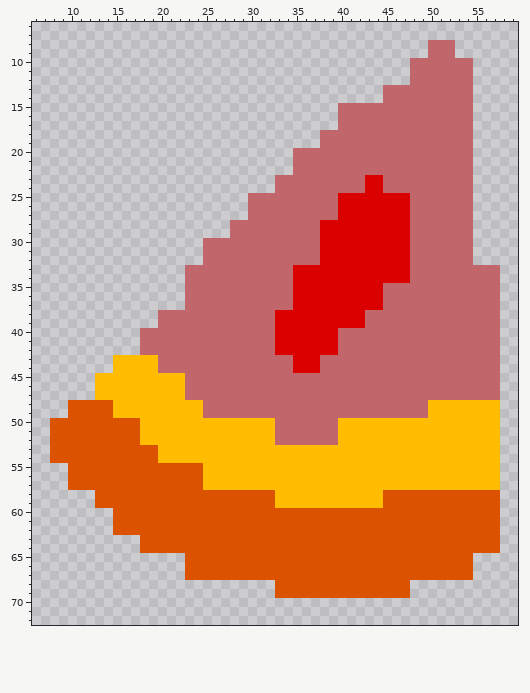
Sprite sheet, stored at jamonymorron.png. Above is the file before it was changed.
The file is 80x80 pixels. Shown: x 6..59, y 6..72.
New version:
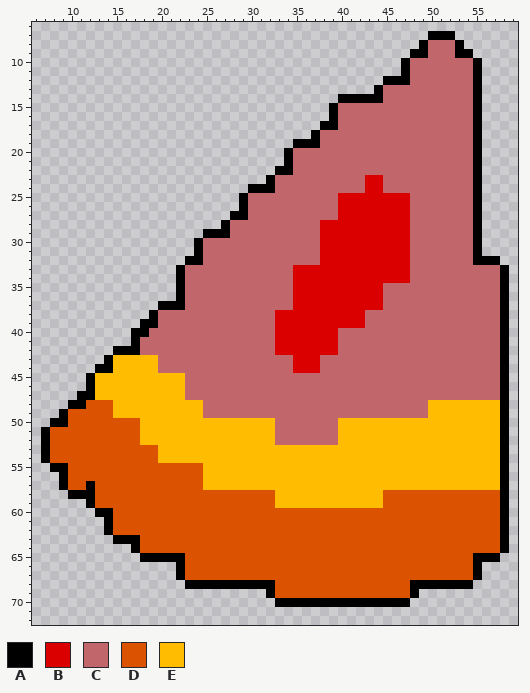
Palette (. is transparent): A #000000  B #db0000  C #c1666a  D #db5200  E #ffbc00
Difference:
Changed rows in their new state; - is an unchanged pixel.
first column x 7:
 7 -------------------------------------------AAA------
 8 ------------------------------------------A---A-----
 9 -----------------------------------------AA---AA----
10 ----------------------------------------A-------A---
11 ----------------------------------------A-------A---
12 --------------------------------------AAA-------A---
13 -------------------------------------A----------A---
14 ---------------------------------AAAAA----------A---
15 --------------------------------A---------------A---
16 --------------------------------A---------------A---
17 -------------------------------AA---------------A---
18 ------------------------------A-----------------A---
19 ----------------------------AAA-----------------A---
20 ---------------------------A--------------------A---
21 ---------------------------A--------------------A---
22 --------------------------AA--------------------A---
23 -------------------------A----------------------A---
24 -----------------------AAA----------------------A---
25 ----------------------A-------------------------A---
26 ----------------------A-------------------------A---
27 ---------------------AA-------------------------A---
28 --------------------A---------------------------A---
29 ------------------AAA---------------------------A---
30 -----------------A------------------------------A---
31 -----------------A------------------------------A---
32 ----------------AA------------------------------AAA-
33 ---------------A-----------------------------------A
34 ---------------A-----------------------------------A
35 ---------------A-----------------------------------A
36 ---------------A-----------------------------------A
37 -------------AAA-----------------------------------A
38 ------------A--------------------------------------A
39 -----------AA--------------------------------------A
40 ----------AA---------------------------------------A
41 ----------A----------------------------------------A
42 --------AAA----------------------------------------A
43 -------A-------------------------------------------A
44 ------AA-------------------------------------------A
45 -----A---------------------------------------------A
46 -----A---------------------------------------------A
47 ----AA---------------------------------------------A
48 ---AA----------------------------------------------A
49 --A------------------------------------------------A
50 -AA------------------------------------------------A
51 A--------------------------------------------------A
52 A--------------------------------------------------A
53 A--------------------------------------------------A
54 A--------------------------------------------------A
55 -AA------------------------------------------------A
56 --A------------------------------------------------A
57 --A--A---------------------------------------------A
58 ---AAA---------------------------------------------A
59 -----A---------------------------------------------A
60 ------AA-------------------------------------------A
61 -------A-------------------------------------------A
62 -------A-------------------------------------------A
63 --------AAA----------------------------------------A
64 ----------A----------------------------------------A
65 -----------AAAAA--------------------------------AAA-
66 ---------------A--------------------------------A---
67 ---------------A--------------------------------A---
68 ----------------AAAAAAAAAA---------------AAAAAAA----
69 -------------------------A---------------A----------
70 --------------------------AAAAAAAAAAAAAAA-----------
Where, in picture pixels (left, top, right, bottom), the same in both pictures:
changed: (41, 31, 509, 607)
